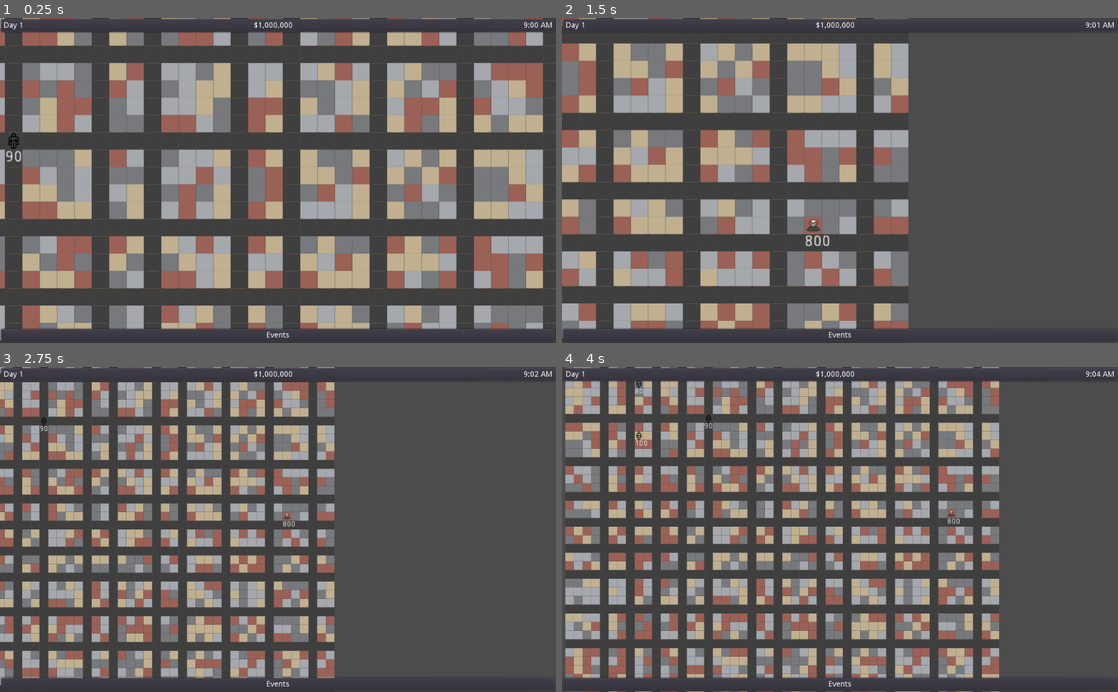
Above: before the commit, frames 1-4 (two rows, left to right).
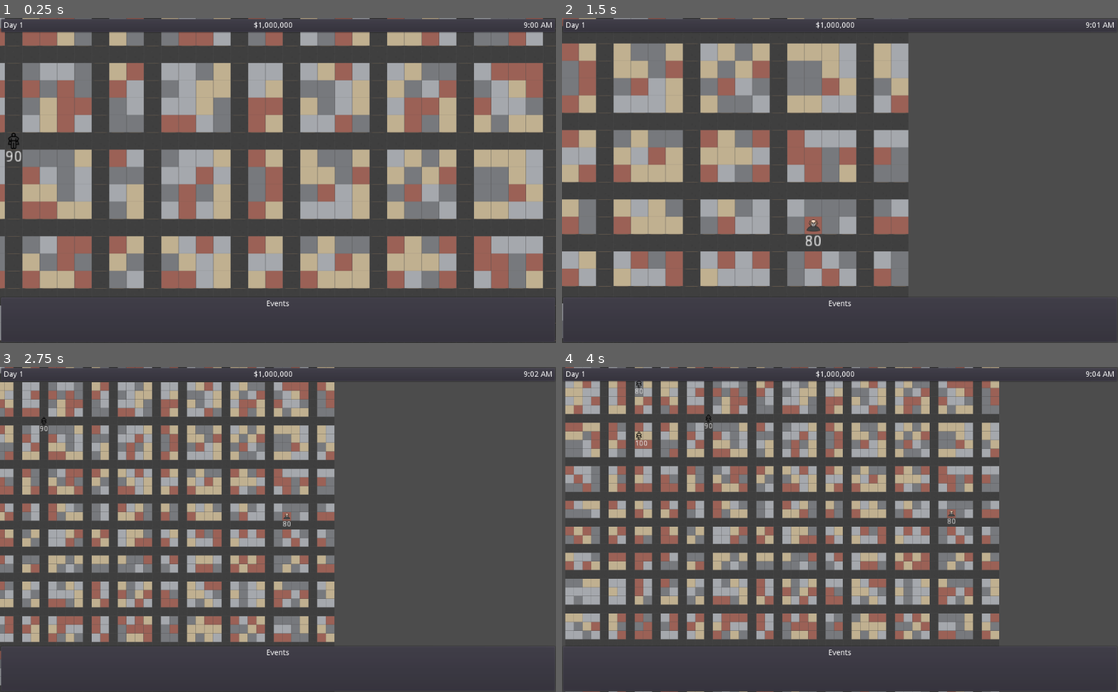
Above: after the commit, the same moments.

Repository: rachd/SuperheroDispatcher2.0
Game: Godot game, scene res://MapContainer/MapContainer.tscn
Same seed, same stepped clock (60 frames per second), same inputs: the game is played once before the commit and once after it. This scene is started directly instead of the project's main scene.
Inputs (mouse positions are in pixels of both pictures, inside the frame that each line leads up to):
- Up to frame 1 (0.25 s): no input
- Up to frame 2 (1.5 s): tap Enter at 0.5 s; move the mouse to (573, 141) at 0.52 s; hold D (right) 0.53-1.28 s; hold Mouse wheel down (wheel_down) 0.53-1.28 s; click (573, 141) at 0.67 s; tap Space at 1.25 s; move the mouse to (812, 235) at 1.27 s; hold S (down) from 1.28 s (still down); tap Mouse wheel up (wheel_up) at 1.35 s; click (812, 235) at 1.42 s
- Up to frame 3 (2.75 s): tap Enter at 2 s; move the mouse to (333, 458) at 2.02 s; release S (down) at 2.03 s; hold D (right) from 2.03 s (still down); hold Mouse wheel down (wheel_down) from 2.03 s (still down)
- Up to frame 4 (4 s): tap Space at 2.75 s; move the mouse to (812, 594) at 2.77 s; release D (right) at 2.78 s; release Mouse wheel down (wheel_down) at 2.78 s; hold W (up) 2.78-3.53 s; tap Mouse wheel up (wheel_up) at 2.85 s; click (812, 594) at 2.92 s; tap Enter at 3.5 s; move the mouse to (1006, 578) at 3.52 s; hold A (left) from 3.53 s (still down); hold Mouse wheel down (wheel_down) from 3.53 s (still down)

The runs differ from the first frame. In frame 1, 5.6% of the frame differs, in the area x 0-100%, y 86-99%; in frame 2, 4.1%; in frame 3, 4.0%; in frame 4, 5.6%.

Commit message:
handle level up events

Diff:
--- /dev/null
+++ b/Events/Event.gd
@@ -0,0 +1,12 @@
+extends Node
+
+var entity = null
+
+var description setget _description_set, _description_get
+
+func _description_set(new_value):
+	description = new_value
+
+
+func _description_get():
+	return description
--- /dev/null
+++ b/Events/Event.tscn
@@ -0,0 +1,6 @@
+[gd_scene load_steps=2 format=2]
+
+[ext_resource path="res://Events/Event.gd" type="Script" id=1]
+
+[node name="Event" type="Node2D"]
+script = ExtResource( 1 )
--- /dev/null
+++ b/Events/LevelUpEvent.gd
@@ -0,0 +1,7 @@
+extends "res://Events/Event.gd"
+
+func _description_set(new_value):
+	description = new_value
+
+func _description_get():
+	return "%s has reached level %d" % [entity.title, entity.xp_threshold]
--- /dev/null
+++ b/Events/LevelUpEvent.tscn
@@ -0,0 +1,7 @@
+[gd_scene load_steps=3 format=2]
+
+[ext_resource path="res://Events/Event.tscn" type="PackedScene" id=1]
+[ext_resource path="res://Events/LevelUpEvent.gd" type="Script" id=2]
+
+[node name="LevelUpEvent" instance=ExtResource( 1 )]
+script = ExtResource( 2 )
--- a/MapContainer/EventContainer.gd
+++ b/MapContainer/EventContainer.gd
@@ -2,11 +2,9 @@
 
 var event_row_scene = preload("res://MapContainer/EventRow.tscn")
 
-var entities = []
 var event_rows = []
 
 func add_event(event):
-	entities.push_back(event)
 	var event_row = event_row_scene.instance()
 	event_row.initialize(event)
 	add_child(event_row)
--- a/MapContainer/EventRow.gd
+++ b/MapContainer/EventRow.gd
@@ -7,9 +7,10 @@
 func _ready():
 	self.connect("show_event_entity", get_node("/root/MapContainer"), "_display_event_entity")
 
-func initialize(_entity):
-	entity = _entity
+func initialize(_event):
+	entity = _event.entity
 	$EntityLabel.text = entity.title
+	$DescriptionLabel.text = _event.description
 
 func _on_EventRow_gui_input(event):
 	if event is InputEventMouseButton:
--- a/MapContainer/Map/Hero.gd
+++ b/MapContainer/Map/Hero.gd
@@ -6,6 +6,7 @@
 
 export var id : int
 var xp_threshold : int
+var xp = 0
 
 func _handle_overlap(overlap):
 	if overlap.get_parent().has_method("start_hero_interaction"):
@@ -26,9 +27,8 @@
 func initialize(_id):
 	id = _id
 	var hero_stats = constants.get_hero_stats()[id]
-	hero_stats.xp = 0;
 	set_stats(hero_stats)
-	gameVariables.current_heros[id] = hero_stats
+	gameVariables.current_heros[id] = self
 
 func start_attack(_target):
 	.start_attack(_target)
@@ -43,6 +43,10 @@
 	$XPTimer.stop()
 
 func _increase_xp(xp_added):
-	gameVariables.current_heros[id].xp += xp_added
-	if gameVariables.current_heros[id].xp > 100:
-		pass
+	var level_thresholds = constants.get_level_thresholds()
+	if (xp_threshold < level_thresholds.size()):
+		xp += xp_added
+		if (xp > level_thresholds[xp_threshold]):
+			xp -= level_thresholds[xp_threshold]
+			xp_threshold += 1
+			emit_signal("level_up", self)
--- a/MapContainer/MapContainer.gd
+++ b/MapContainer/MapContainer.gd
@@ -1,9 +1,11 @@
 extends VBoxContainer
 
 var time = 900
+var level_up_event_scene = preload("res://Events/LevelUpEvent.tscn")
 
 func _display_event_entity(entity):
-	$HBoxContainer2/LeftPanel.display_event_entity(entity)
+	_on_Hero_info(entity)
+	#$HBoxContainer2/LeftPanel.display_event_entity(entity)
 
 func _ready():
 	_display_budget()
@@ -60,3 +62,8 @@
 	var damage = constants.get_tile_worth_by_id(cell_type) * attack
 	gameVariables.budget -= damage
 	_display_budget()
+
+func _on_Hero_level_up(hero):
+	var level_up_event = level_up_event_scene.instance()
+	level_up_event.entity = hero
+	$CanvasLayer2/PanelContainer/EventContainer.add_event(level_up_event)
--- a/MapContainer/MapContainer.tscn
+++ b/MapContainer/MapContainer.tscn
@@ -124,7 +124,8 @@
 anchor_top = 1.0
 anchor_right = 1.0
 anchor_bottom = 1.0
-margin_top = -28.0
+margin_top = -86.0
+size_flags_vertical = 3
 __meta__ = {
 "_edit_use_anchors_": false
 }
@@ -135,7 +136,8 @@
 margin_left = 7.0
 margin_top = 7.0
 margin_right = 1017.0
-margin_bottom = 21.0
+margin_bottom = 79.0
+size_flags_vertical = 3
 
 [node name="MainMenu" parent="." instance=ExtResource( 6 )]
 anchor_right = 0.0
--- a/MapContainer/RightPanel.gd
+++ b/MapContainer/RightPanel.gd
@@ -6,5 +6,6 @@
 	$HealthLabel.text = "Health %d" % [hero.health]
 	$SpeedLabel.text = "Speed %d" % [hero.speed]
 	$AttackLabel.text = "Attack %d" % [hero.attack]
-	$PowersLabel.text = "Powers: %s" % "Flight" if hero.has("can_fly") else ""
+	$PowersLabel.text = "Powers: %s" % "Flight" if hero.can_fly else ""
 	$ProgressBar.value = hero.xp
+	$LevelLabel.text = "Level %d" % hero.xp_threshold
--- a/MapContainer/RightPanel.tscn
+++ b/MapContainer/RightPanel.tscn
@@ -43,3 +43,8 @@
 margin_right = 1024.0
 margin_bottom = 92.0
 percent_visible = false
+
+[node name="LevelLabel" type="Label" parent="."]
+margin_top = 96.0
+margin_right = 1024.0
+margin_bottom = 110.0
--- a/constants.gd
+++ b/constants.gd
@@ -33,14 +33,14 @@
 	return {
 		1: {
 			"title": "Medusa",
-			"health": 400,
+			"health": 40,
 			"attack": 10,
 			"speed": 20,
 			"category": 1
 		},
 		2: {
 			"title": "Minotaur",
-			"health": 800,
+			"health": 80,
 			"attack": 40,
 			"speed": 50,
 			"category": 2
